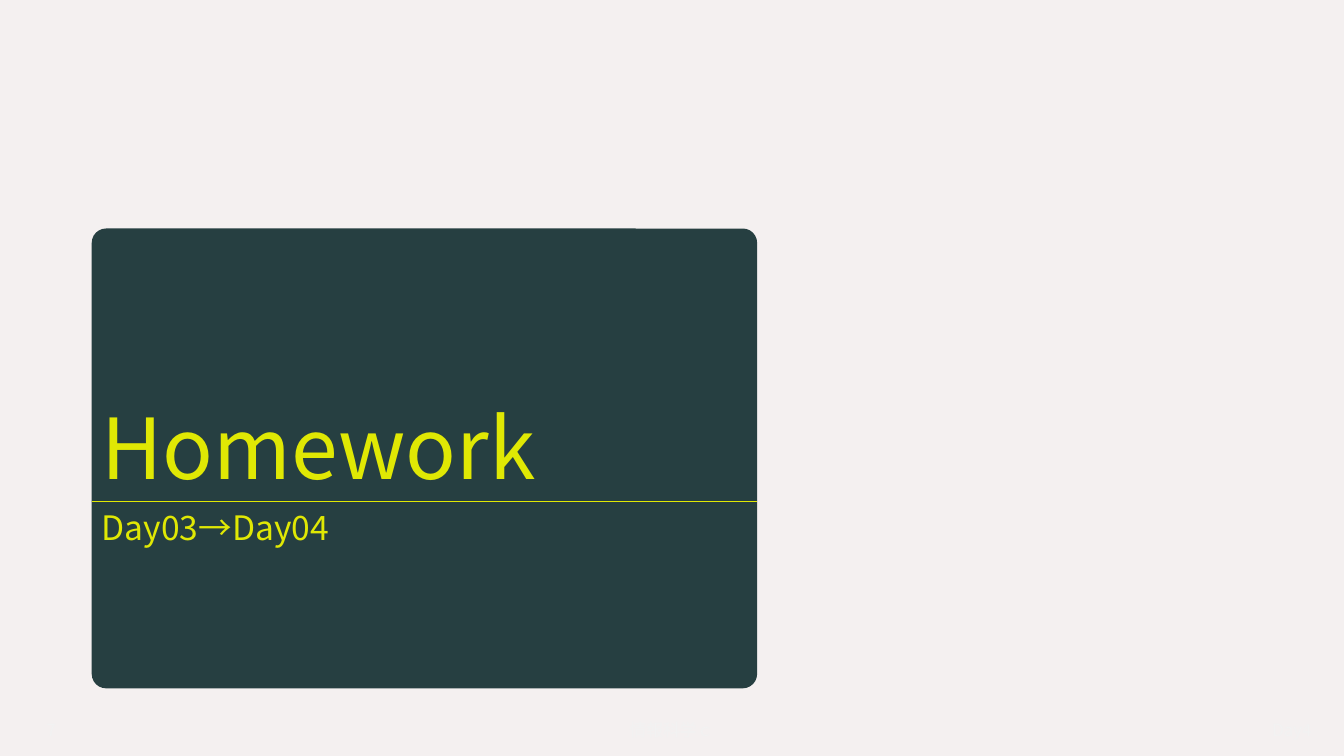
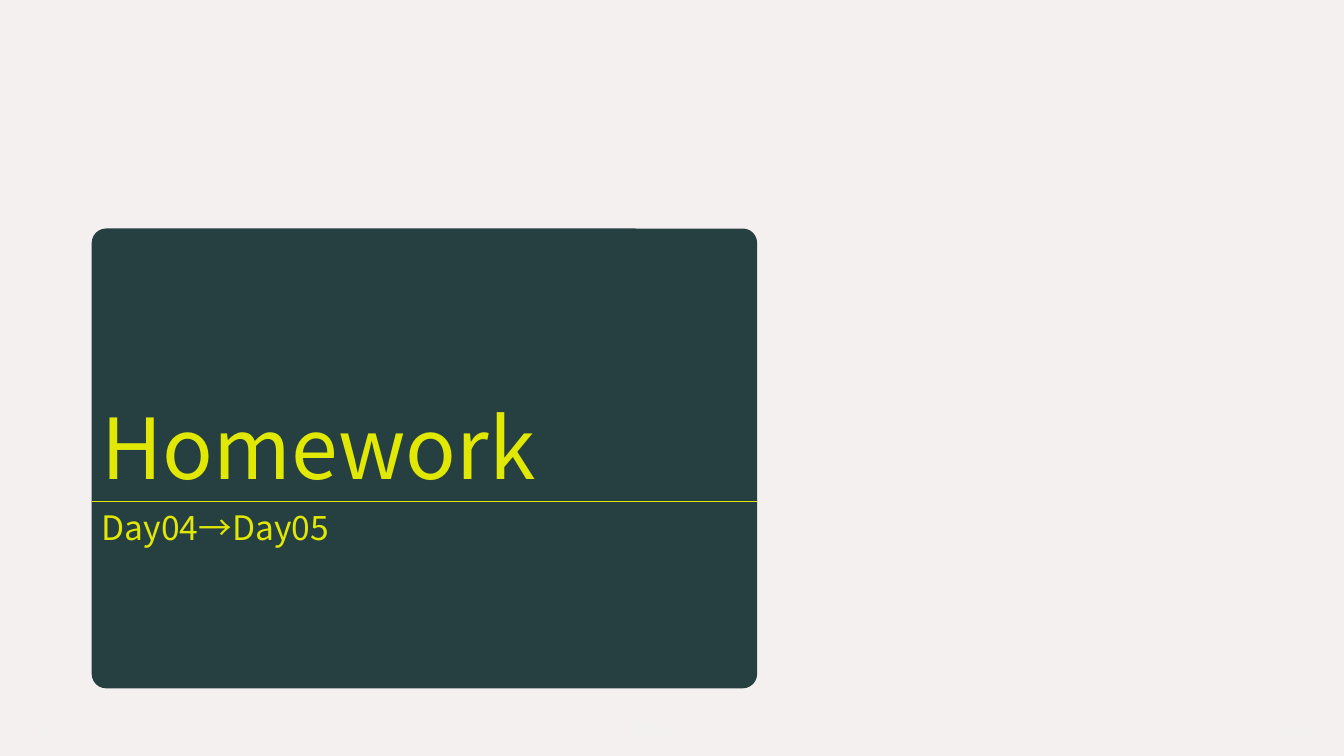
Before and after one commit to YokoyamaLab/PythonBasics, a slide deck: slide 14 of slides/computerScience_day4.pptx (slide 7 before the commit). Drawn at 1344x756 pixels with LibreOffice and Linux fonts; fonts in the diff are those of the drawing. Boxes give left, top, right and bottom in pixels: in the first picture for what was removed or moved away, otherwise in the second. Text is boxed around its words. In the diff, an @@ line names an element or a change of style, - is before the commit and + after.

```diff
--- a/slides/computerScience_day4.pptx
+++ b/slides/computerScience_day4.pptx
@@ text at <box>102,515,329,548</box>: text changed @@
-Day03→Day04
+Day04→Day05
```
Also in this commit, not shown: 4 other slides changed, 7 slides added, 2 other files.
